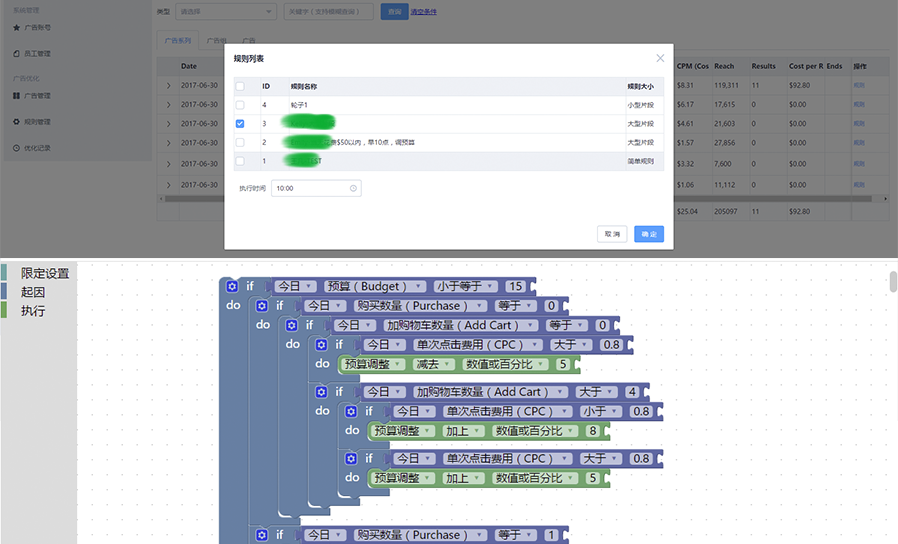
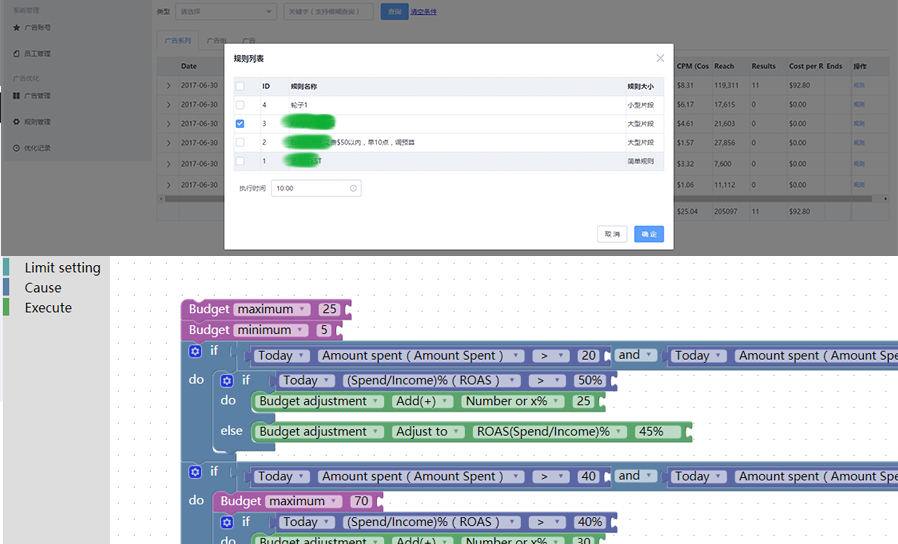
Before/after of a 898 × 544 layered artwork. What changed in the layer stack:
added layer "图层 1" above "edit_rule" over (x1=0, y1=86, x2=898, y2=544)
